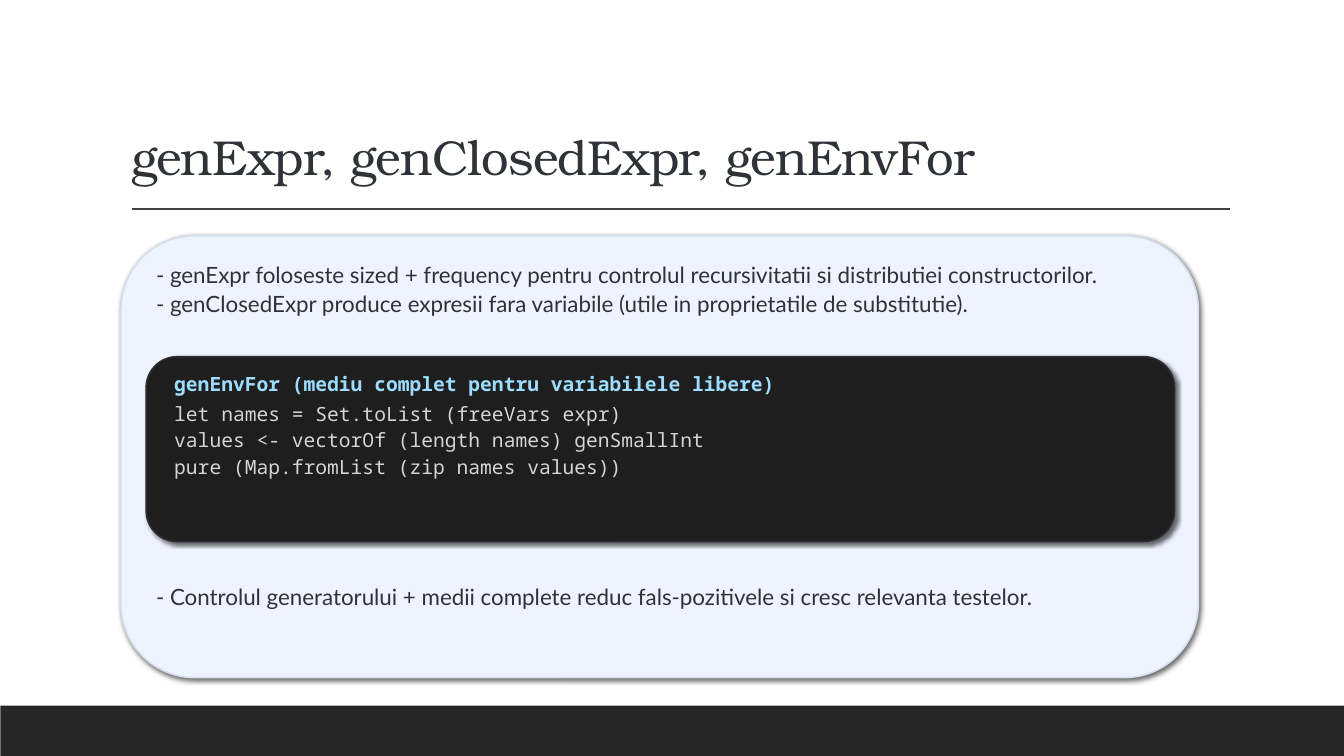
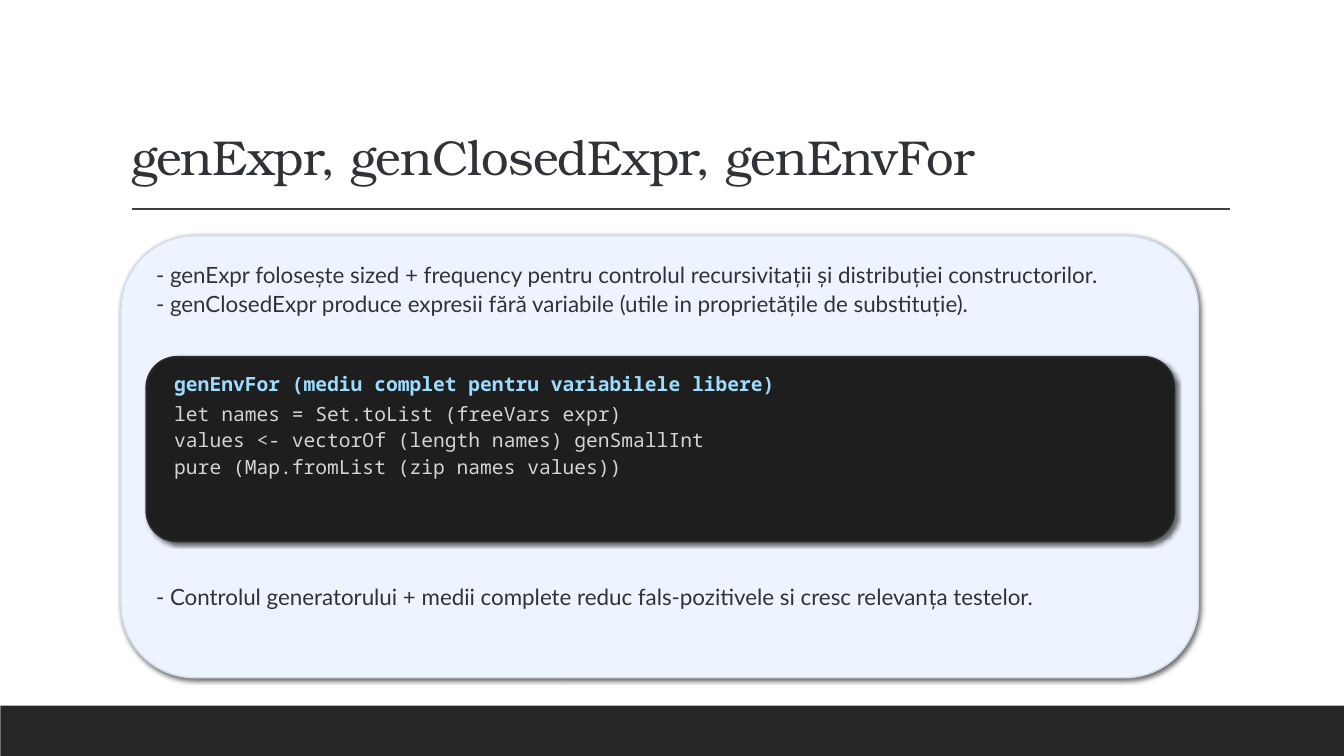
Before and after one commit to alexandrunite/MFIS_Project, a slide deck: slide 12 of Testarea property-based folosind QuickCheck.pptx. Drawn at 1344x756 pixels with LibreOffice and Linux fonts; fonts in the diff are those of the drawing. Boxes give left, top, right and bottom in pixels: in the first picture for what was removed or moved away, otherwise in the second. Text is boxed around its words. In the diff, an @@ line names an element or a change of style, - is before the commit and + after.

```diff
--- a/Testarea property-based folosind QuickCheck.pptx
+++ b/Testarea property-based folosind QuickCheck.pptx
@@ text at (x1=170, y1=266, x2=1097, y2=317): text changed @@
-- genExpr foloseste sized + frequency pentru controlul recursivitatii si distributiei constructorilor.
-- genClosedExpr produce expresii fara variabile (utile in proprietatile de substitutie).
+- genExpr folosește sized + frequency pentru controlul recursivitații și distribuției constructorilor.
+- genClosedExpr produce expresii fără variabile (utile in proprietățile de substituție).
@@ text at (x1=170, y1=588, x2=1033, y2=610): text changed @@
-- Controlul generatorului + medii complete reduc fals-pozitivele si cresc relevanta testelor.
+- Controlul generatorului + medii complete reduc fals-pozitivele si cresc relevanța testelor.
```
Also in this commit, not shown: 15 other slides changed, 1 slide added, 8 other files.
